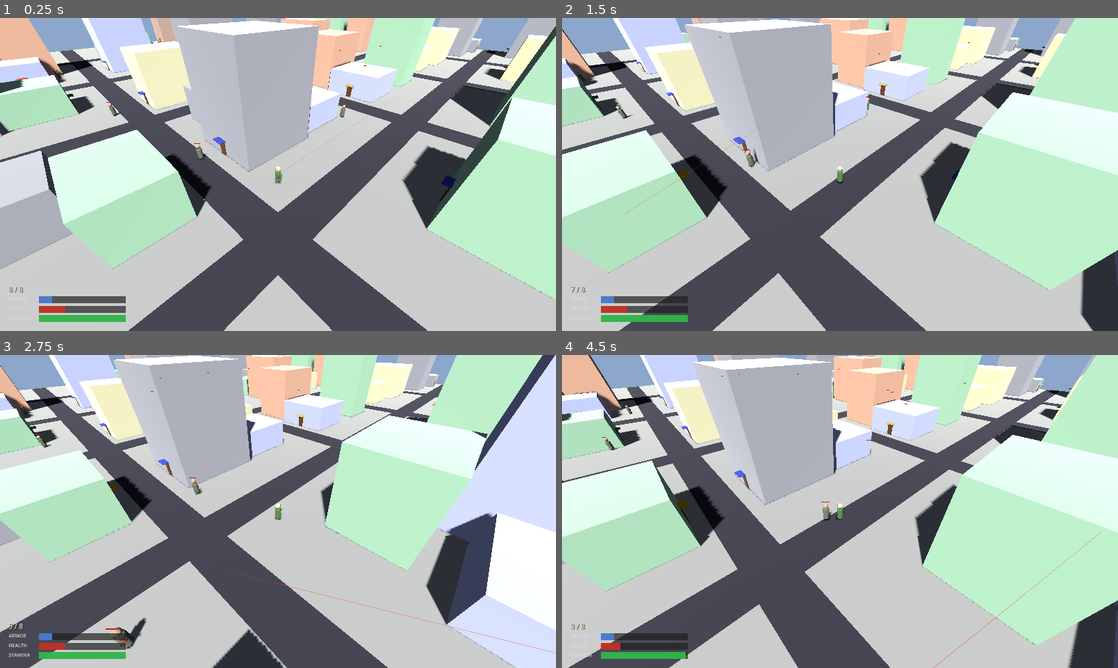
Above: before the commit, frames 1-4 (two rows, left to right).
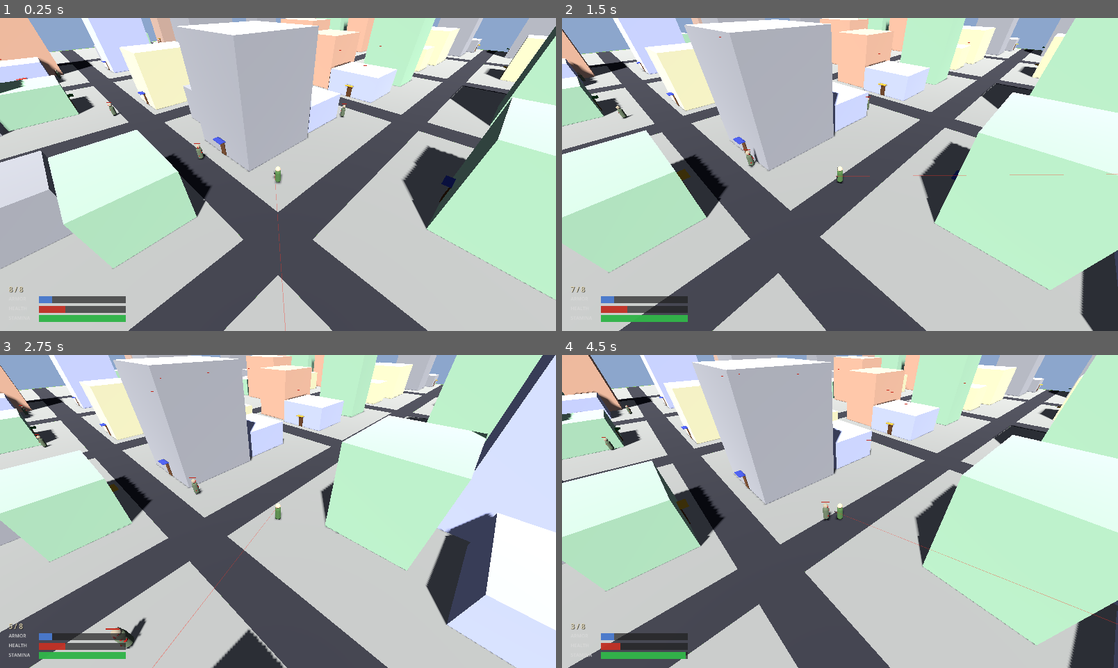
Above: after the commit, the same moments.

Repository: shaoqian2001/vibe-zombie
Game: Godot game, scene res://scenes/Main.tscn
The game is run twice, just before and just after one commit, with the same random seed, the same clock (stepped at 60 frames per second) and the same inputs.
Inputs (mouse positions are in pixels of both pictures, inside the frame that each line leads up to):
- Up to frame 1 (0.25 s): no input
- Up to frame 2 (1.5 s): move the mouse to (962, 158) at 0.52 s; press the mouse at (962, 158) at 0.53 s; hold D (move_right) 0.53-1.28 s; move the mouse to (728, 190) at 1.27 s; release the mouse at (728, 190) at 1.28 s; hold S (move_backward) from 1.28 s (still down); tap F (interact) at 1.35 s
- Up to frame 3 (2.75 s): click (166, 527) at 1.55 s; move the mouse to (333, 442) at 2.02 s; release S (move_backward) at 2.03 s; press the mouse at (333, 442) at 2.03 s; hold D (move_right) from 2.03 s (still down)
- Up to frame 4 (4.5 s): move the mouse to (812, 574) at 2.77 s; release D (move_right) at 2.78 s; release the mouse at (812, 574) at 2.78 s; hold W (move_forward) 2.78-3.53 s; tap Shift (sprint) at 2.85 s; click (812, 574) at 3.05 s; move the mouse to (1006, 558) at 3.52 s; press the mouse at (1006, 558) at 3.53 s; hold A (move_left) from 3.53 s (still down); move the mouse to (673, 464) at 4.27 s; release the mouse at (673, 464) at 4.28 s; tap F (interact) at 4.35 s

The runs differ from the first frame. In frame 1, less than 0.1% of the frame differs, in the area x 49-71%, y 26-100%; in frame 2, 0.1%; in frame 3, 0.2%, in the area x 27-100%, y 47-100%; in frame 4, 0.2%.

Commit message:
fix: restore mouse-controlled facing, aim line from pistol muzzle
- Player facing direction controlled by mouse position on ground plane
  (movement still camera-relative via WASD)
- Aim line now originates from the pistol muzzle tip instead of body center
- Bullet raycast also fires from muzzle position
- Aim line added to scene root so it doesn't rotate with the player mesh

https://claude.ai/code/session_016qm4EvvEUs7PowHK6sgWGV

Diff:
--- a/scripts/main.gd
+++ b/scripts/main.gd
@@ -67,6 +67,7 @@
 	_connect_entrance_areas()
 
 func _process(_delta: float) -> void:
+	_update_mouse_look()
 	_update_player_inside()
 	_update_prompt()
 	_update_interior_wall_visibility()
@@ -180,6 +181,24 @@
 		_prompt_label.visible = false
 
 # ------------------------------------------------------------------
+# Mouse look — raycast mouse to ground plane, set player facing
+# ------------------------------------------------------------------
+
+func _update_mouse_look() -> void:
+	var mouse_pos := get_viewport().get_mouse_position()
+	var ray_origin := camera.project_ray_origin(mouse_pos)
+	var ray_dir := camera.project_ray_normal(mouse_pos)
+
+	# Intersect with Y=0 ground plane
+	if absf(ray_dir.y) < 0.001:
+		return
+	var t := -ray_origin.y / ray_dir.y
+	if t < 0.0:
+		return
+	var ground_point := ray_origin + ray_dir * t
+	player.look_target = ground_point
+
+# ------------------------------------------------------------------
 # Entrance area connections (proximity detection only)
 # ------------------------------------------------------------------
 
--- a/scripts/player.gd
+++ b/scripts/player.gd
@@ -5,6 +5,7 @@
 const SPRINT_SPEED = 10.0
 const ACCELERATION = 18.0
 const GRAVITY = 24.0
+const ROTATION_SPEED = 14.0
 
 # Stamina
 const STAMINA_MAX := 40.0
@@ -35,10 +36,13 @@
 # Reference to the HUD (set by main.gd)
 var hud = null
 
+# Mouse look target on the ground plane (set externally by main.gd)
+var look_target: Vector3 = Vector3.INF
+
 # Pistol mesh (built in code, attached to right hand area)
 var _pistol_node: Node3D = null
 
-# Aim line (always visible, shows shooting direction + range)
+# Aim line (always visible, attached to scene root so it stays flat)
 var _aim_line: MeshInstance3D = null
 
 func _ready() -> void:
@@ -54,7 +58,7 @@
 	_update_sprint(move_dir, delta)
 	var current_speed := SPRINT_SPEED if _is_sprinting else SPEED
 	_apply_movement(move_dir, current_speed, delta)
-	_rotate_to_face(move_dir, delta)
+	_rotate_to_face_mouse(delta)
 	move_and_slide()
 	_update_gun(delta)
 	_update_aim_line()
@@ -117,7 +121,7 @@
 	_pistol_node.add_child(muzzle)
 
 # ------------------------------------------------------------------
-# Aim line (persistent laser-sight style indicator)
+# Aim line (starts from pistol muzzle, extends forward)
 # ------------------------------------------------------------------
 
 func _build_aim_line() -> void:
@@ -131,27 +135,40 @@
 	var mesh := CylinderMesh.new()
 	mesh.top_radius = 0.02
 	mesh.bottom_radius = 0.02
-	mesh.height = SHOOT_RANGE
+	mesh.height = 1.0  # will be rescaled each frame
 	mesh.material = mat
 
 	_aim_line = MeshInstance3D.new()
 	_aim_line.name = "AimLine"
 	_aim_line.mesh = mesh
 	_aim_line.cast_shadow = GeometryInstance3D.SHADOW_CASTING_SETTING_OFF
-	add_child(_aim_line)
+	# Add to scene root so it's not affected by player rotation
+	get_tree().root.add_child.call_deferred(_aim_line)
+
+func _get_muzzle_world_pos() -> Vector3:
+	if _pistol_node == null:
+		return global_position + Vector3(0, 1.0, 0)
+	# Muzzle tip is at pistol local (0, 0.06, 0.16) — just past the muzzle mesh
+	return _pistol_node.global_transform * Vector3(0.0, 0.06, 0.16)
 
 func _update_aim_line() -> void:
-	if _aim_line == null:
-		return
-	# The aim line extends forward from chest height along the player's facing direction
+	if _aim_line == null or not is_instance_valid(_aim_line):
+		return
+
+	var muzzle_pos := _get_muzzle_world_pos()
 	var forward := -global_transform.basis.z
-	var origin := Vector3(0, 1.0, 0)
-	var line_center := origin + forward * (SHOOT_RANGE * 0.5)
-
-	_aim_line.position = line_center
-	# Align the cylinder along the forward direction
-	_aim_line.look_at(global_position + origin + forward * SHOOT_RANGE, Vector3.UP)
-	_aim_line.rotate_object_local(Vector3.RIGHT, PI * 0.5)
+	var aim_end := muzzle_pos + forward * SHOOT_RANGE
+
+	var mid := (muzzle_pos + aim_end) * 0.5
+	var length := SHOOT_RANGE
+
+	_aim_line.global_position = mid
+	_aim_line.scale = Vector3(1, length, 1)
+
+	# Orient the cylinder along the aim direction
+	if forward.length() > 0.01:
+		_aim_line.look_at(aim_end, Vector3.UP)
+		_aim_line.rotation.x += PI * 0.5
 
 # ------------------------------------------------------------------
 # Gun mechanics
@@ -187,9 +204,8 @@
 	_reload_timer = RELOAD_TIME
 
 func _fire_bullet() -> void:
-	# Cast a ray from the player in the direction they're facing
 	var forward := -global_transform.basis.z
-	var ray_origin := global_position + Vector3(0, 1.0, 0)  # chest height
+	var ray_origin := _get_muzzle_world_pos()
 	var ray_end := ray_origin + forward * SHOOT_RANGE
 
 	var space := get_world_3d().direct_space_state
@@ -227,7 +243,6 @@
 	mi.mesh = mesh
 	mi.name = "Tracer"
 
-	# Position at midpoint, orient along the ray direction
 	mi.global_position = mid
 	if dir.length() > 0.01:
 		mi.look_at(to, Vector3.UP)
@@ -235,7 +250,6 @@
 
 	get_tree().root.add_child(mi)
 
-	# Fade out and remove after a short time
 	var tw := get_tree().create_tween()
 	tw.tween_interval(0.05)
 	tw.tween_callback(mi.queue_free)
@@ -246,7 +260,7 @@
 
 func _apply_gravity(delta: float) -> void:
 	if is_on_floor():
-		velocity.y = -0.5  # small value to keep floor detection happy
+		velocity.y = -0.5
 	else:
 		velocity.y -= GRAVITY * delta
 
@@ -276,7 +290,6 @@
 	cam_fwd.y  = 0.0
 	cam_right.y = 0.0
 
-	# Guard against degenerate camera orientation
 	if cam_fwd.length_squared() < 0.001:
 		return Vector3.ZERO
 
@@ -304,11 +317,15 @@
 	velocity.x = move_toward(velocity.x, target_xz.x, ACCELERATION * delta)
 	velocity.z = move_toward(velocity.z, target_xz.z, ACCELERATION * delta)
 
-func _rotate_to_face(dir: Vector3, delta: float) -> void:
-	if dir.length() < 0.1:
+func _rotate_to_face_mouse(delta: float) -> void:
+	if look_target == Vector3.INF:
+		return
+	var dir := look_target - global_position
+	dir.y = 0.0
+	if dir.length_squared() < 0.01:
 		return
 	var target_angle := atan2(dir.x, dir.z)
-	rotation.y = lerp_angle(rotation.y, target_angle, 12.0 * delta)
+	rotation.y = lerp_angle(rotation.y, target_angle, ROTATION_SPEED * delta)
 
 func _sync_hud() -> void:
 	if hud:
